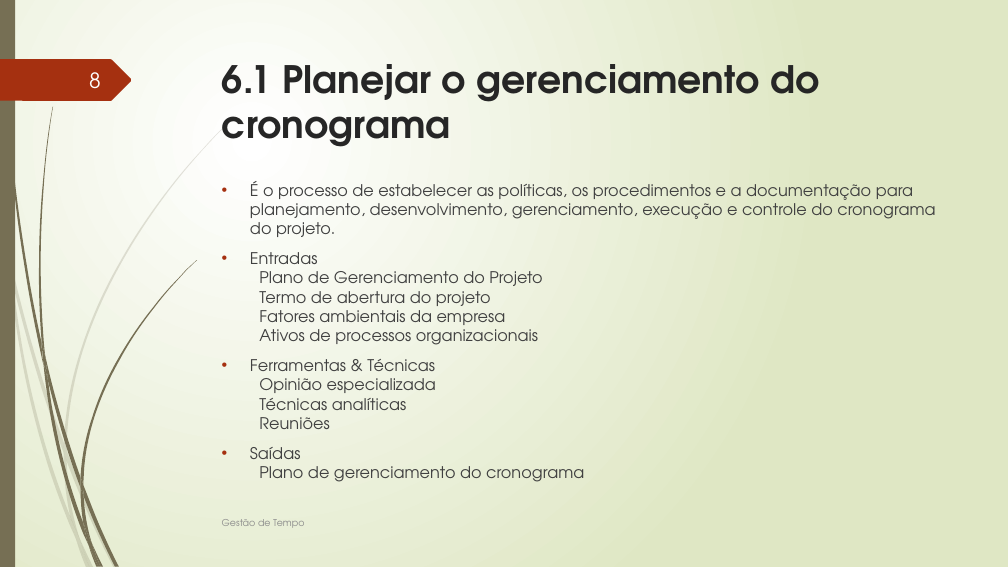
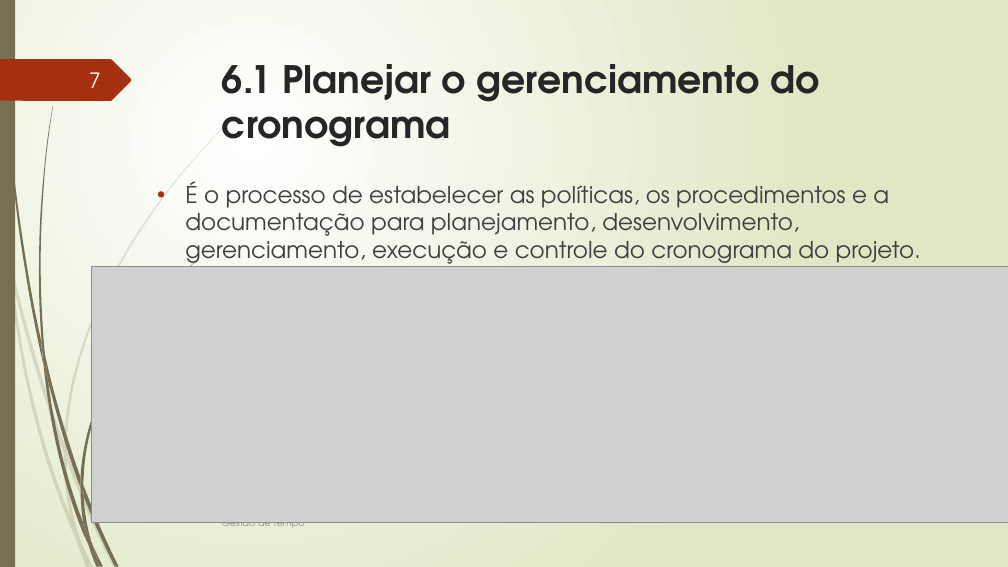
Before and after one commit to FabioMassaretto/GerenciamentoTempoProjeto, a slide deck: slide 7 of GERENCIAMENTO DO TEMPO DO PROJETO.pptx (slide 8 before the commit). Drawn at 1008x567 pixels with LibreOffice and Linux fonts; fonts in the diff are those of the drawing; grey boxes stand for pictures. Boxes give left, top, right and bottom in pixels: in the first picture for what was removed or moved away, otherwise in the second. Text is boxed around its words. In the diff, an @@ line names an element or a change of style, - is before the commit and + after.

```diff
--- a/GERENCIAMENTO DO TEMPO DO PROJETO.pptx
+++ b/GERENCIAMENTO DO TEMPO DO PROJETO.pptx
@@ page number at [89,72,101,88]: text changed @@
-8
+7
@@ text "É o processo de estabelecer ...": place and size @@
-text "É o processo de estabelecer ..." at [250,181,935,482]
+text "É o processo de estabelecer ..." at [185,181,921,270]
@@ text "É o processo de estabelecer ..." at [185,181,921,270]: size 15.3 to 22 pt @@
@@ picture added at [91,266,1008,523] @@
@@ text at [250,252,584,482]: paragraphs removed @@
-• Entradas
-  Plano de Gerenciamento do Projeto
-  Termo de abertura do projeto
-  Fatores ambientais da empresa
-  Ativos de processos organizacionais
-• Ferramentas & Técnicas
-  Opinião especializada
-  Técnicas analíticas
-  Reuniões
-• Saídas
-  Plano de gerenciamento do cronograma
```
Also in this commit, not shown: 23 other slides changed, 64 slides added.
